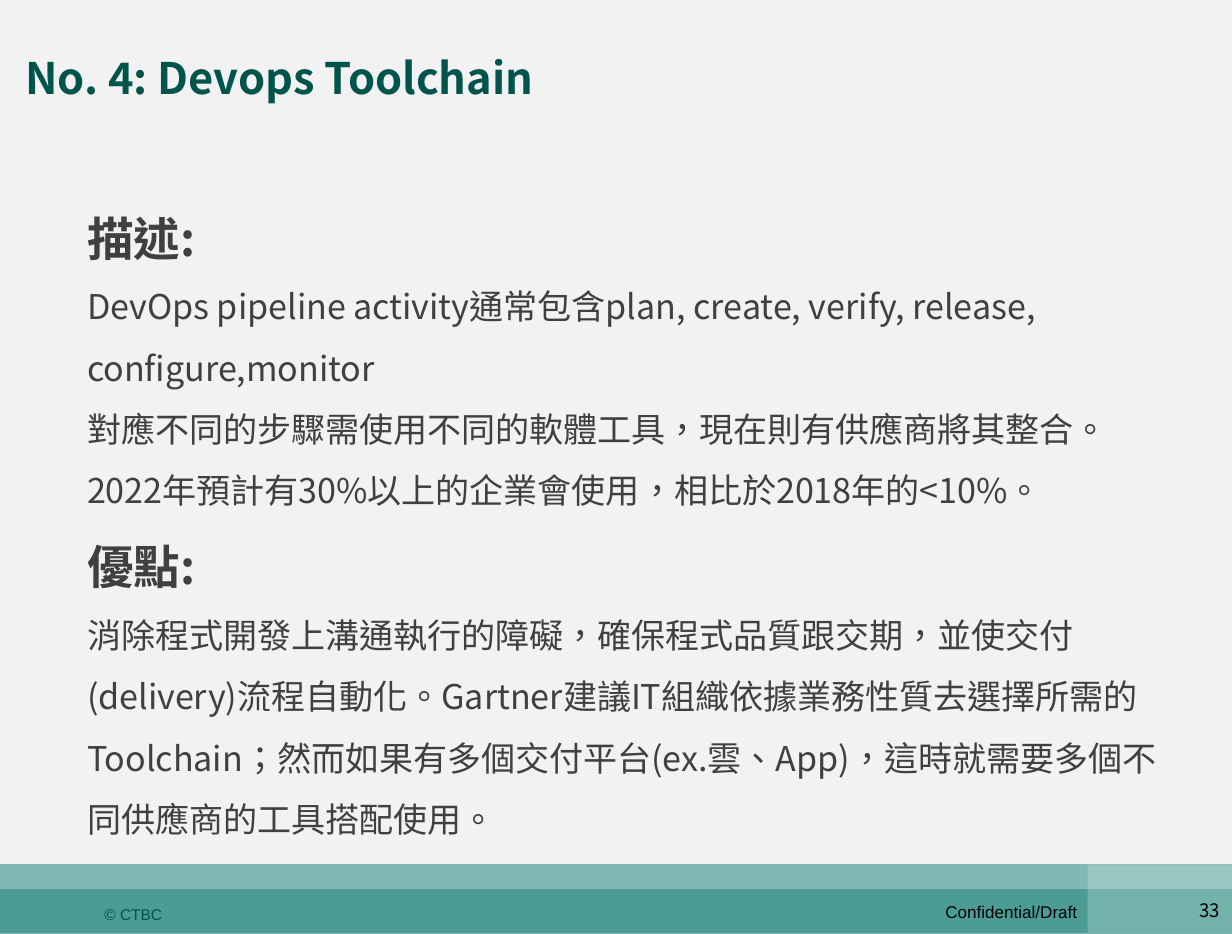
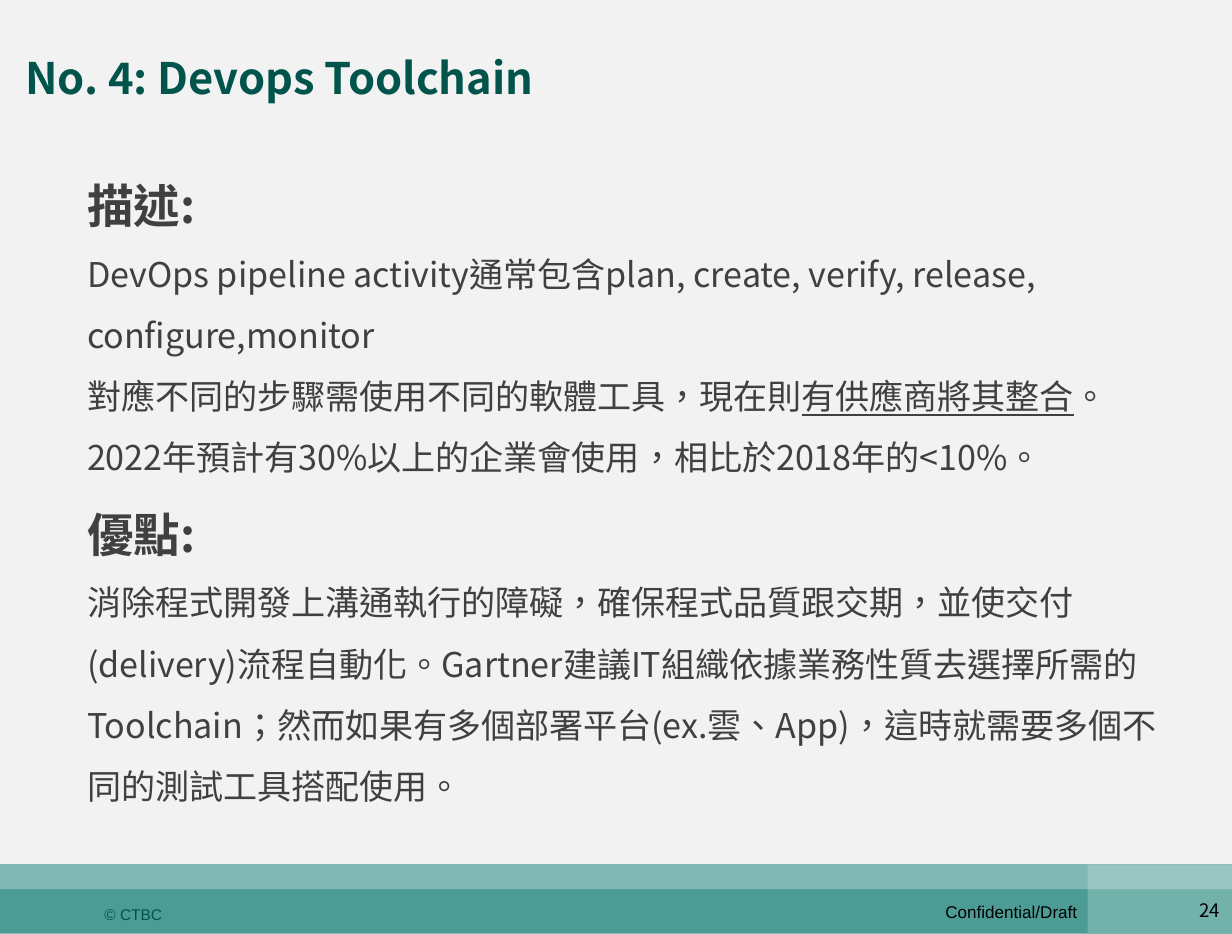
Before and after one commit to shaven105/duh, a slide deck: slide 24 of QQ2.pptx (slide 33 before the commit). Drawn at 1232x934 pixels with LibreOffice and Linux fonts; fonts in the diff are those of the drawing. Boxes give left, top, right and bottom in pixels: in the first picture for what was removed or moved away, otherwise in the second. Text is boxed around its words. In the diff, an @@ line names an element or a change of style, - is before the commit and + after.

```diff
--- a/QQ2.pptx
+++ b/QQ2.pptx
@@ text "描述:": place and size @@
-text "描述:" at [87, 216, 1156, 835]
+text "描述:" at [87, 183, 1156, 802]
@@ text at [87, 380, 1108, 416]: underline on in "對應不同的步驟需使用不同的軟體工具，現在則有供應商將其整合。" @@
@@ text at [87, 586, 1156, 802]: text changed @@
-消除程式開發上溝通執行的障礙，確保程式品質跟交期，並使交付(delivery)流程自動化。Gartner建議IT組織依據業務性質去選擇所需的Toolchain；然而如果有多個交付平台(ex.雲、App)，這時就需要多個不同供應商的工具搭配使用。
+消除程式開發上溝通執行的障礙，確保程式品質跟交期，並使交付(delivery)流程自動化。Gartner建議IT組織依據業務性質去選擇所需的Toolchain；然而如果有多個部署平台(ex.雲、App)，這時就需要多個不同的測試工具搭配使用。
@@ page number at [1199, 903, 1220, 917]: text changed @@
-33
+24
```
Also in this commit, not shown: 5 other slides changed, 4 slides added, 15 slides removed, 3 other files.
